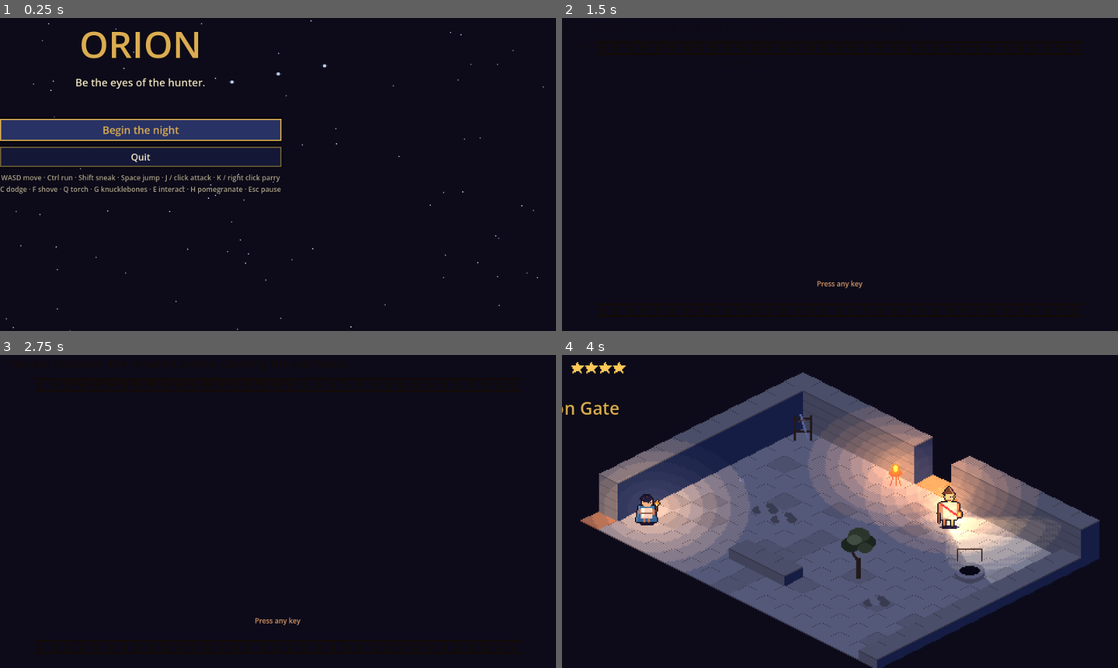
Above: before the commit, frames 1-4 (two rows, left to right).
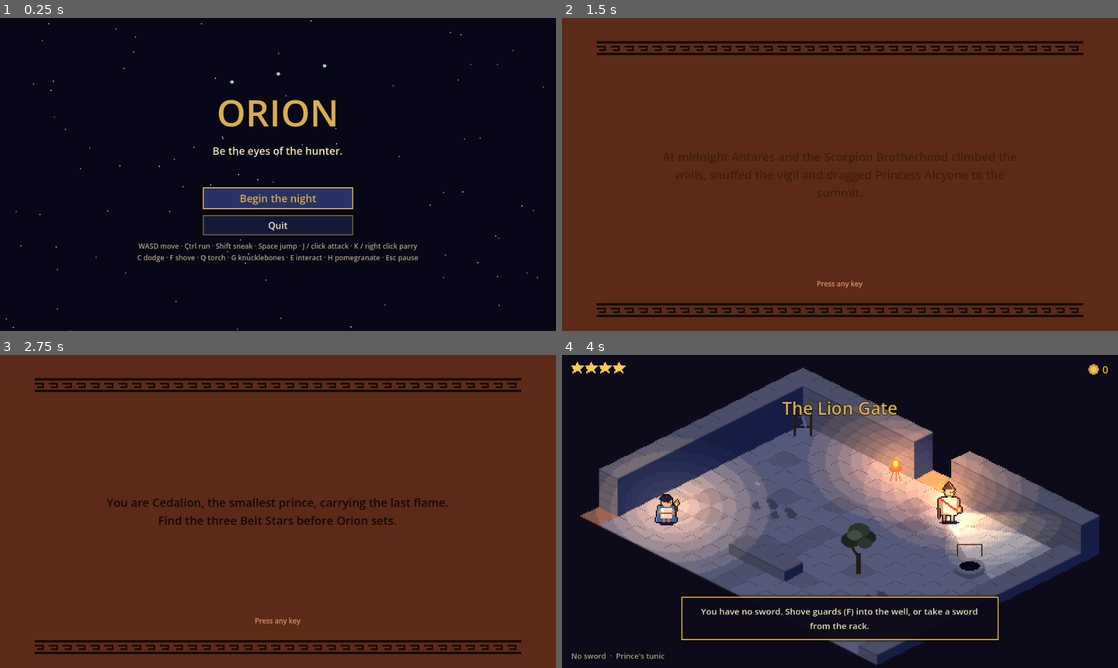
Above: after the commit, the same moments.

Repository: Adichapati/Orion
Game: Godot game, scene res://scenes/main.tscn
The game is run twice, just before and just after one commit, with the same random seed, the same clock (stepped at 60 frames per second) and the same inputs.
Inputs (mouse positions are in pixels of both pictures, inside the frame that each line leads up to):
- Up to frame 1 (0.25 s): no input
- Up to frame 2 (1.5 s): click "Begin the night" at 0.5 s; tap Enter at 1.25 s; move the mouse to (962, 158) at 1.27 s; hold D (move_right) from 1.28 s (still down); hold Ctrl (run) from 1.28 s (still down); tap J (attack) at 1.35 s; click (962, 158) at 1.42 s
- Up to frame 3 (2.75 s): tap Space (jump) at 1.52 s; release D (move_right) at 2 s; release Ctrl (run) at 2 s; tap Enter at 2 s; drag from (166, 527) to (250, 574) at 2.02 s
- Up to frame 4 (4 s): tap Enter at 2.75 s; move the mouse to (895, 442) at 2.77 s; hold D (move_right) 2.78-3.5 s; tap G (toss) at 2.85 s; tap J (attack) at 3.05 s; drag from (812, 574) to (673, 464) at 3.52 s

The runs differ from the first frame. In frame 1, 14% of the frame differs, in the area x 0-76%, y 4-78%; in frame 2, 96%, in the area x 0-100%, y 0-100%; in frame 3, 96%; in frame 4, 19%.

Commit message:
Add autoshot visual checks; fix HUD placement, menu sizing and the spawn
Co-Authored-By: Claude Opus 5.5 <noreply@anthropic.com>

Diff:
--- /dev/null
+++ b/scripts/dev/autoshot.gd
@@ -0,0 +1,116 @@
+class_name Autoshot
+extends Node
+## Plays a timeline of input actions and saves screenshots, for visual checks without a person at
+## the keyboard. Started by main when run with user args, for example:
+##   godot_console --path . --resolution 960x540 -- --room=colonnade --shots=C:/tmp/orion --script=walk
+## Each "shot" saves <prefix>_<room>_<name>.png. The game quits after the last event.
+
+## Events: [seconds, "press" | "release" | "tap" | "shot" | "call", action, (shot name)].
+const SCRIPTS := {
+	"idle": [
+		[1.2, "shot", "", "start"],
+		[3.0, "shot", "", "later"],
+	],
+	"walk": [
+		[0.8, "shot", "", "start"],
+		[1.0, "press", "move_right"],
+		[2.2, "release", "move_right"],
+		[2.3, "press", "move_up"],
+		[3.3, "release", "move_up"],
+		[3.4, "shot", "", "walked"],
+		[3.5, "press", "move_down"],
+		[3.5, "press", "move_right"],
+		[4.6, "release", "move_down"],
+		[4.6, "release", "move_right"],
+		[4.7, "shot", "", "walked2"],
+	],
+	"fight": [
+		[0.8, "shot", "", "start"],
+		[1.0, "call", "debug"],
+		[1.0, "press", "move_up"],
+		[2.0, "release", "move_up"],
+		[2.1, "shot", "", "approach"],
+		[2.4, "tap", "attack"],
+		[2.9, "tap", "attack"],
+		[3.0, "shot", "", "swing"],
+		[3.6, "tap", "toss"],
+		[4.2, "shot", "", "after"],
+	],
+	"screens": [
+		[0.8, "shot", "", "title"],
+		[1.0, "call", "begin"],
+		[2.0, "shot", "", "intro"],
+		[2.2, "call", "end"],
+		[3.6, "shot", "", "end"],
+		[3.7, "call", "death"],
+		[4.4, "shot", "", "death"],
+	],
+	"pause": [
+		[1.0, "tap", "pause"],
+		[1.5, "shot", "", "paused"],
+		[1.6, "tap", "pause"],
+		[2.0, "call", "shop"],
+		[2.5, "shot", "", "shop"],
+	],
+}
+
+var prefix := ""
+var events: Array = []
+var main: Node
+var _t := 0.0
+var _i := 0
+
+
+func setup(p_main: Node, p_prefix: String, script_name: String) -> Autoshot:
+	main = p_main
+	prefix = p_prefix
+	events = SCRIPTS.get(script_name, SCRIPTS.idle)
+	return self
+
+
+func _ready() -> void:
+	process_mode = Node.PROCESS_MODE_ALWAYS
+
+
+func _process(delta: float) -> void:
+	_t += delta
+	while _i < events.size() and _t >= events[_i][0]:
+		_run(events[_i])
+		_i += 1
+	if _i >= events.size() and _t > events[-1][0] + 0.3:
+		get_tree().quit()
+
+
+func _run(e: Array) -> void:
+	match e[1]:
+		"press":
+			Input.action_press(e[2])
+		"release":
+			Input.action_release(e[2])
+		"tap":
+			var ev := InputEventAction.new()
+			ev.action = e[2]
+			ev.pressed = true
+			Input.parse_input_event(ev)
+			Input.action_press(e[2])
+			await get_tree().create_timer(0.05, true, false, true).timeout
+			Input.action_release(e[2])
+		"call":
+			if e[2] == "debug":
+				Game.set_debug_overlay(true)
+			elif e[2] == "shop" and main.room:
+				main.room.message.emit("shop")
+			elif e[2] == "begin":
+				main.start_run()
+			elif e[2] == "end":
+				Game.finish_run()
+				main._show_end()
+			elif e[2] == "death":
+				main.ui.add_child(MessageCard.new().setup("The dark took you.", "You wake at the last lamp, with what you carried there.", 3.0))
+		"shot":
+			await RenderingServer.frame_post_draw
+			var img := get_viewport().get_texture().get_image()
+			var room_id: String = main.room.id if main.room else "screen"
+			var path := "%s_%s_%s.png" % [prefix, room_id, e[3]]
+			img.save_png(path)
+			print("autoshot: ", path)
--- a/scripts/main.gd
+++ b/scripts/main.gd
@@ -36,11 +36,15 @@
 	ui.add_child(hud)
 	_fader = ColorRect.new()
 	_fader.color = Color(0.02, 0.02, 0.05, 0.0)
-	_fader.set_anchors_preset(Control.PRESET_FULL_RECT)
+	_fader.set_anchors_and_offsets_preset(Control.PRESET_FULL_RECT)
 	_fader.mouse_filter = Control.MOUSE_FILTER_IGNORE
 	_fader.z_index = 100
 	ui.add_child(_fader)
 	var args := user_args()
+	if args.has("shots"):
+		add_child(Autoshot.new().setup(self, args.shots, args.get("script", "idle")))
+	if args.has("debug"):
+		Game.set_debug_overlay(true)
 	if args.has("room"):
 		Game.reset_run()
 		load_room(room_index_of(args.room))
@@ -49,7 +53,8 @@
 
 
 ## User arguments after `--`, as {"room": "colonnade", ...}. `--room=<id or index>` skips the
-## title and starts in that room.
+## title and starts in that room; `--shots=<path prefix> --script=<name>` runs an Autoshot
+## timeline (scripts/dev/autoshot.gd); `--debug` turns on the F3 overlay.
 static func user_args() -> Dictionary:
 	var out := {}
 	for a in OS.get_cmdline_user_args():
--- a/scripts/ui/end_card.gd
+++ b/scripts/ui/end_card.gd
@@ -11,12 +11,12 @@
 
 
 func _ready() -> void:
-	set_anchors_preset(Control.PRESET_FULL_RECT)
+	set_anchors_and_offsets_preset(Control.PRESET_FULL_RECT)
 	process_mode = Node.PROCESS_MODE_ALWAYS
 	rank = Game.dawn_rank()
 	var bg := ColorRect.new()
 	bg.color = Color(0.36, 0.17, 0.09)
-	bg.set_anchors_preset(Control.PRESET_FULL_RECT)
+	bg.set_anchors_and_offsets_preset(Control.PRESET_FULL_RECT)
 	bg.show_behind_parent = true
 	add_child(bg)
 	var c := UiKit.center()
--- a/scripts/ui/hud.gd
+++ b/scripts/ui/hud.gd
@@ -7,6 +7,9 @@
 ## follow the camera.
 
 const TOAST_TIME := 4.5
+## The UI's fixed design size (project.godot's base viewport).
+const W := 960.0
+const H := 540.0
 
 var project: Callable = func(p: Vector2) -> Vector2: return p
 var player: Node = null
@@ -26,7 +29,7 @@
 
 
 func _ready() -> void:
-	set_anchors_preset(Control.PRESET_FULL_RECT)
+	set_anchors_and_offsets_preset(Control.PRESET_FULL_RECT)
 	mouse_filter = Control.MOUSE_FILTER_IGNORE
 
 	var top_left := UiKit.vbox(4)
@@ -38,9 +41,8 @@
 	top_left.add_child(_pom)
 
 	var top_right := UiKit.hbox(6)
-	top_right.set_anchors_preset(Control.PRESET_TOP_RIGHT)
-	top_right.position = Vector2(-130, 12)
-	top_right.custom_minimum_size = Vector2(114, 24)
+	top_right.position = Vector2(W - 196, 12)
+	top_right.custom_minimum_size = Vector2(180, 24)
 	top_right.alignment = BoxContainer.ALIGNMENT_END
 	add_child(top_right)
 	top_right.add_child(UiKit.icon("hud_obol", 2))
@@ -48,12 +50,10 @@
 	top_right.add_child(_obols)
 
 	_gear = UiKit.label("", 13, UiKit.DIM)
-	_gear.set_anchors_preset(Control.PRESET_BOTTOM_LEFT)
-	_gear.position = Vector2(16, -30)
+	_gear.position = Vector2(16, H - 30)
 	add_child(_gear)
 
 	_toast_panel = UiKit.panel(UiKit.INK)
-	_toast_panel.set_anchors_preset(Control.PRESET_CENTER_BOTTOM)
 	_toast_panel.visible = false
 	add_child(_toast_panel)
 	_toast_label = UiKit.label("", 15)
@@ -80,8 +80,7 @@
 	add_child(_hold)
 
 	_banner = UiKit.label("", 30, UiKit.GOLD, HORIZONTAL_ALIGNMENT_CENTER)
-	_banner.set_anchors_preset(Control.PRESET_CENTER_TOP)
-	_banner.position = Vector2(-300, 70)
+	_banner.position = Vector2(W / 2.0 - 300, 70)
 	_banner.size = Vector2(600, 40)
 	_banner.modulate.a = 0.0
 	add_child(_banner)
@@ -121,7 +120,7 @@
 	_toast_label.text = _toasts.pop_front()
 	_toast_panel.visible = true
 	_toast_panel.reset_size()
-	_toast_panel.position = Vector2(-_toast_panel.size.x / 2.0, -_toast_panel.size.y - 52)
+	_toast_panel.position = Vector2((W - _toast_panel.size.x) / 2.0, H - _toast_panel.size.y - 48)
 	_toast_t = TOAST_TIME + _toast_label.text.length() * 0.02
 
 
--- a/scripts/ui/intro_cards.gd
+++ b/scripts/ui/intro_cards.gd
@@ -18,11 +18,11 @@
 
 
 func _ready() -> void:
-	set_anchors_preset(Control.PRESET_FULL_RECT)
+	set_anchors_and_offsets_preset(Control.PRESET_FULL_RECT)
 	process_mode = Node.PROCESS_MODE_ALWAYS
 	var bg := ColorRect.new()
 	bg.color = Color(0.36, 0.17, 0.09)
-	bg.set_anchors_preset(Control.PRESET_FULL_RECT)
+	bg.set_anchors_and_offsets_preset(Control.PRESET_FULL_RECT)
 	bg.show_behind_parent = true
 	add_child(bg)
 	var c := UiKit.center()
--- a/scripts/ui/message_card.gd
+++ b/scripts/ui/message_card.gd
@@ -17,7 +17,7 @@
 
 
 func _ready() -> void:
-	set_anchors_preset(Control.PRESET_FULL_RECT)
+	set_anchors_and_offsets_preset(Control.PRESET_FULL_RECT)
 	process_mode = Node.PROCESS_MODE_ALWAYS
 	add_child(UiKit.backdrop(0.85))
 	var c := UiKit.center()
--- a/scripts/ui/pause_menu.gd
+++ b/scripts/ui/pause_menu.gd
@@ -12,7 +12,7 @@
 
 
 func _ready() -> void:
-	set_anchors_preset(Control.PRESET_FULL_RECT)
+	set_anchors_and_offsets_preset(Control.PRESET_FULL_RECT)
 	process_mode = Node.PROCESS_MODE_ALWAYS
 	add_child(UiKit.backdrop(0.6))
 	var c := UiKit.center()
--- a/scripts/ui/shop_panel.gd
+++ b/scripts/ui/shop_panel.gd
@@ -20,7 +20,7 @@
 
 
 func _ready() -> void:
-	set_anchors_preset(Control.PRESET_FULL_RECT)
+	set_anchors_and_offsets_preset(Control.PRESET_FULL_RECT)
 	process_mode = Node.PROCESS_MODE_ALWAYS
 	add_child(UiKit.backdrop(0.55))
 	var c := UiKit.center()
--- a/scripts/ui/title_screen.gd
+++ b/scripts/ui/title_screen.gd
@@ -9,11 +9,11 @@
 
 
 func _ready() -> void:
-	set_anchors_preset(Control.PRESET_FULL_RECT)
+	set_anchors_and_offsets_preset(Control.PRESET_FULL_RECT)
 	process_mode = Node.PROCESS_MODE_ALWAYS
 	var bg := ColorRect.new()
 	bg.color = Color(0.03, 0.03, 0.09)
-	bg.set_anchors_preset(Control.PRESET_FULL_RECT)
+	bg.set_anchors_and_offsets_preset(Control.PRESET_FULL_RECT)
 	bg.show_behind_parent = true
 	add_child(bg)
 	var rng := RandomNumberGenerator.new()
@@ -34,6 +34,9 @@
 	start.pressed.connect(func(): begin.emit())
 	v.add_child(start)
 	var quit := UiKit.button("Quit", 16)
+	for b in [start, quit]:
+		b.custom_minimum_size = Vector2(260, 0)
+		b.size_flags_horizontal = Control.SIZE_SHRINK_CENTER
 	quit.pressed.connect(func(): get_tree().quit())
 	v.add_child(quit)
 	var hint := UiKit.label("WASD move · Ctrl run · Shift sneak · Space jump · J / click attack · K / right click parry\nC dodge · F shove · Q torch · G knucklebones · E interact · H pomegranate · Esc pause",
--- a/scripts/ui/ui_kit.gd
+++ b/scripts/ui/ui_kit.gd
@@ -68,7 +68,7 @@
 static func backdrop(alpha := 0.8) -> ColorRect:
 	var r := ColorRect.new()
 	r.color = Color(0.03, 0.02, 0.07, alpha)
-	r.set_anchors_preset(Control.PRESET_FULL_RECT)
+	r.set_anchors_and_offsets_preset(Control.PRESET_FULL_RECT)
 	r.mouse_filter = Control.MOUSE_FILTER_STOP
 	return r
 
@@ -76,7 +76,7 @@
 ## A Control filling its parent, centring one child.
 static func center() -> CenterContainer:
 	var c := CenterContainer.new()
-	c.set_anchors_preset(Control.PRESET_FULL_RECT)
+	c.set_anchors_and_offsets_preset(Control.PRESET_FULL_RECT)
 	return c
 
 
--- a/scripts/world/room.gd
+++ b/scripts/world/room.gd
@@ -114,6 +114,18 @@
 	if id == "star-shrine":
 		exit_locked = true
 	rebuild_paths()
+	player_spawn = _step_inside(player_spawn)
+	checkpoint = player_spawn
+
+
+## The entrance door sits in the wall line, where walls hide the player; start one tile inside.
+func _step_inside(c: Vector2i) -> Vector2i:
+	if not (ch(c) in "ED"):
+		return c
+	for n in [Vector2i(1, 0), Vector2i(0, 1), Vector2i(-1, 0), Vector2i(0, -1)]:
+		if is_walkable(c + n) and not (ch(c + n) in "ED"):
+			return c + n
+	return c
 
 
 func _apply_brightness(v: float) -> void:
Not shown, added: scripts/dev/autoshot.gd.uid
Not shown, changed: docs/dev/PROGRESS.md
